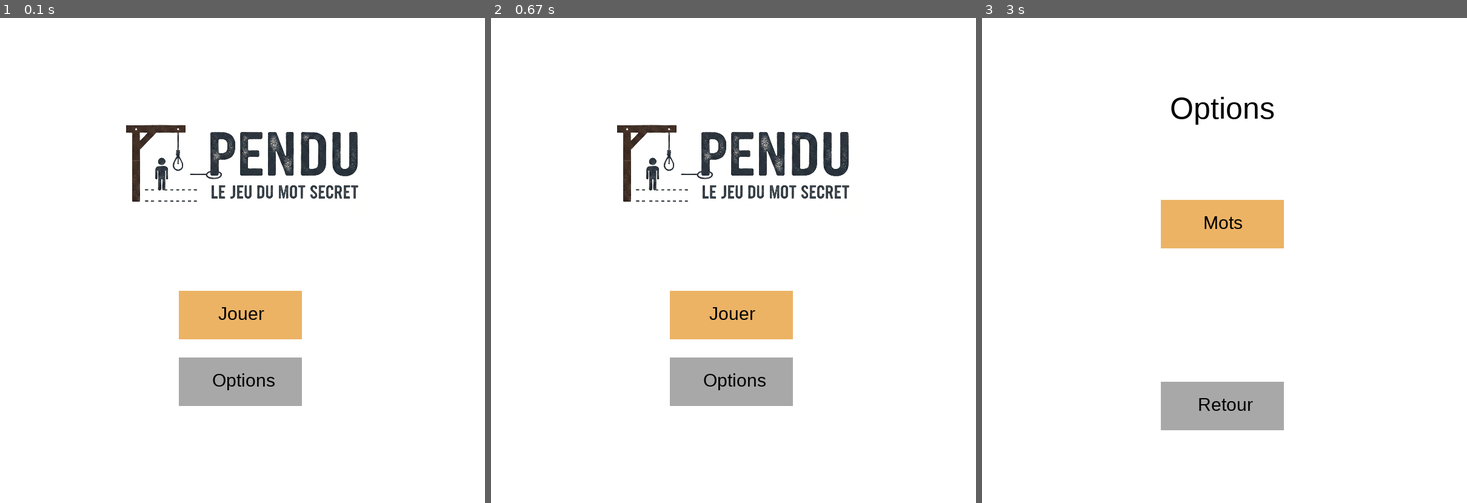
Above: before the commit, frames 1-3 (left to right).
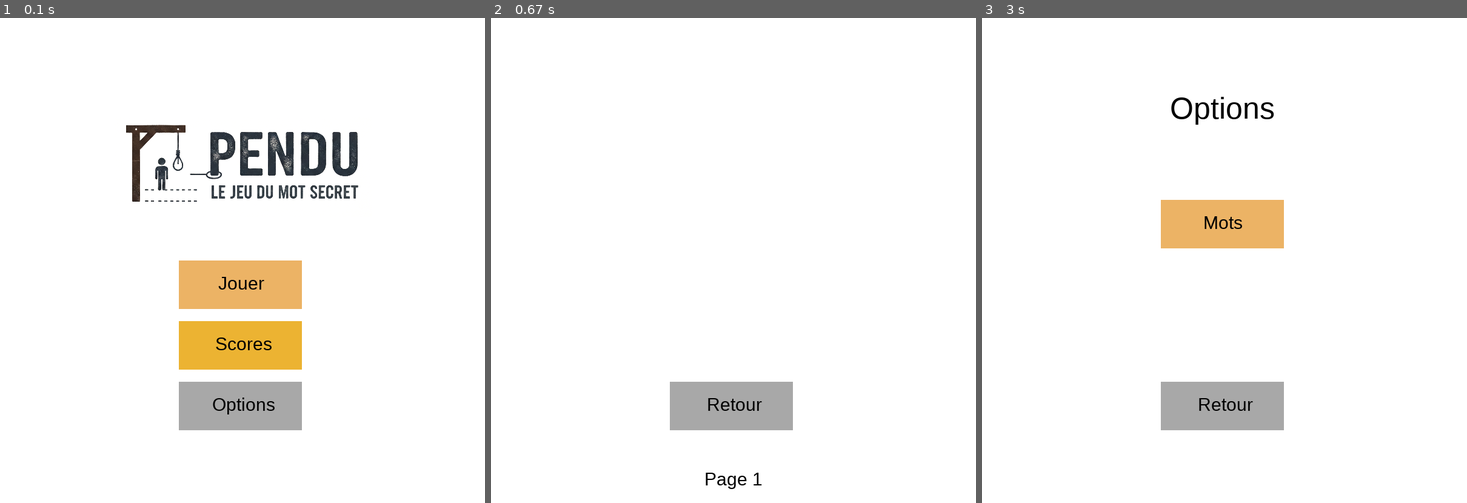
Above: after the commit, the same moments.

Repository: nicolas-riera/pendu
Game: pygame game, started from main.py
Same seed, same stepped clock (60 frames per second), same inputs: the game is played once before the commit and once after it.
Inputs (mouse positions are in pixels of both pictures, inside the frame that each line leads up to):
- Up to frame 1 (0.1 s): no input
- Up to frame 2 (0.67 s): click (733, 347) at 0.38 s, where only the run after the commit has a clickable "Scores"
- Up to frame 3 (3 s): click (1224, 406) at 0.93 s, where only the run after the commit has a clickable "Retour"; click (1200, 386) at 2.92 s

The runs differ from the first frame. In frame 1, 6.8% of the frame differs, in the area x 36-63%, y 50-85%; in frame 2, 8.0%, in the area x 26-74%, y 22-98%; in frame 3, nothing differs.

Commit message:
feat(menu): New scores button added in main menu

Diff:
--- a/src/menu.py
+++ b/src/menu.py
@@ -40,15 +40,21 @@
         screen.blit(logo_title_scaled, logo_title_rect)
 
         # Draw.rect(surface, color, (x position, y position, x width, y width))
-        pygame.draw.rect(screen, (236, 179, 101), (295, 450, 203, 80))
-        play_button = pygame.Rect((295, 450, 203, 80))
+        pygame.draw.rect(screen, (236, 179, 101), (295, 400, 203, 80))
+        play_button = pygame.Rect((295, 400, 203, 80))
         play_button_text = my_fonts[0].render("Jouer", True, (0, 0, 0))
-        screen.blit(play_button_text, (360, 470))
+        screen.blit(play_button_text, (360, 420))
 
-        pygame.draw.rect(screen, (168, 168, 168), (295, 560, 203, 80))
-        option_button = pygame.Rect((295, 560, 203, 80))
+        # Draw.rect(surface, color, (x position, y position, x width, y width))
+        pygame.draw.rect(screen, (236, 179, 50), (295, 500, 203, 80))
+        scores_button = pygame.Rect((295, 500, 203, 80))
+        scores_button_text = my_fonts[0].render("Scores", True, (0, 0, 0))
+        screen.blit(scores_button_text, (355, 520))
+
+        pygame.draw.rect(screen, (168, 168, 168), (295, 600, 203, 80))
+        option_button = pygame.Rect((295, 600, 203, 80))
         option_button_text = my_fonts[0].render("Options", True, (0, 0, 0))
-        screen.blit(option_button_text, (350, 580))
+        screen.blit(option_button_text, (350, 620))
 
         # Logic
 
@@ -64,7 +70,7 @@
         elif notice_username_input_popup:
             notice_username_input_popup = username_input_popup(screen, clock, my_fonts, mouseclicked, events)
 
-        elif play_button.collidepoint(pygame.mouse.get_pos()) or option_button.collidepoint(pygame.mouse.get_pos()):
+        elif play_button.collidepoint(pygame.mouse.get_pos()) or scores_button.collidepoint(pygame.mouse.get_pos()) or option_button.collidepoint(pygame.mouse.get_pos()):
             if mouseclicked:
                 pygame.mouse.set_cursor(pygame.SYSTEM_CURSOR_ARROW)
                 if play_button.collidepoint(pygame.mouse.get_pos()):
@@ -75,6 +81,8 @@
                             notice_username_input_popup = True
                     else:
                         error_popup_empty = True
+                elif scores_button.collidepoint(pygame.mouse.get_pos()):
+                    scores(screen, clock, my_fonts)
                 else:
                     options(screen, clock, my_fonts)
             else:
